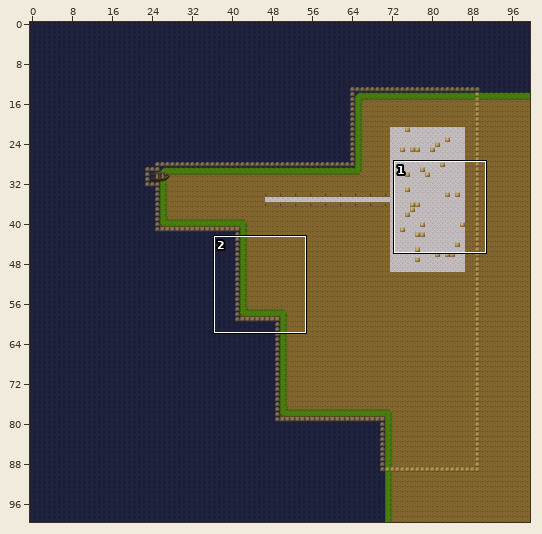
A Tiled map gets an edit: maps/map2.tmx. The first picture is a wide view before the edit; the outline marks the close-up.
Close-up. Earlier state:
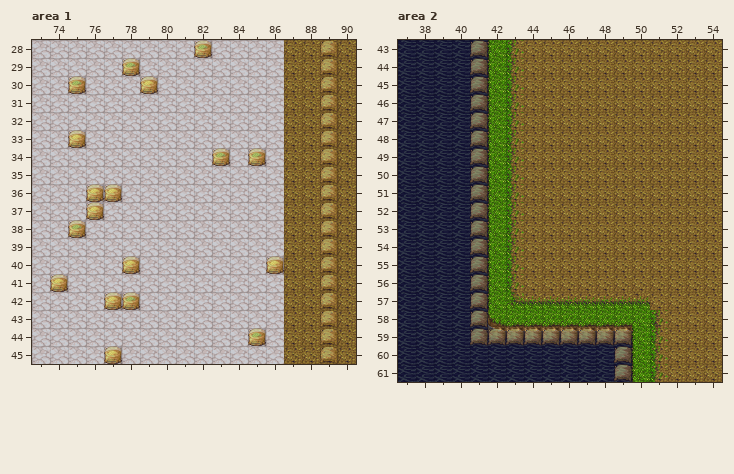
Cells are 32x32 px. Shown: area 1 x 73..90, y 28..45; area 2 x 37..54, y 43..61. The commit also changed other parts of the map, which this record leaves out.
New version:
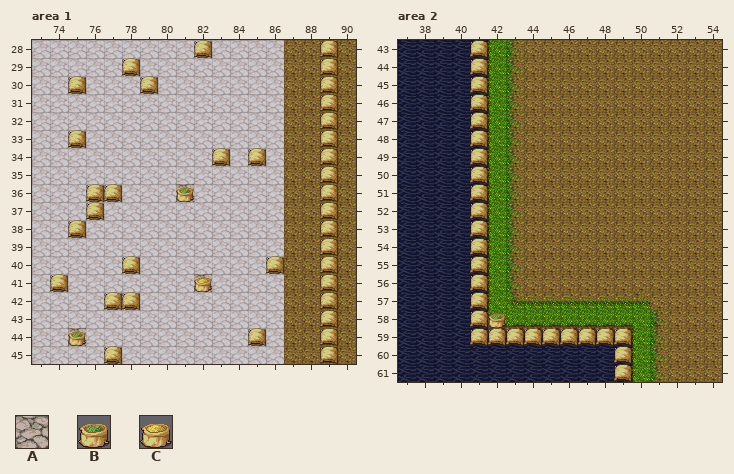
Key: from "PathAndObjects": A 17, B 167, C 168.
_ is an empty cell, . an unchanged one.
Tiles of an added or newly shown layer are drawn over the layers below it.
Edits made:
layer "collision" opacity 52% -> 100%
--- layer "item 2", area 1
@@ x 81..81 @@
-36 _
+36 A
@@ x 82..82 @@
-41 _
+41 A
@@ x 75..75 @@
-44 _
+44 A
--- layer "collectables" (added), area 1
@@ x 81..81 @@
-36 _
+36 B
@@ x 82..82 @@
-41 _
+41 C
@@ x 75..75 @@
-44 _
+44 B
layer "collision" opacity 52% -> 100%
--- layer "collectables" (added), area 2
@@ x 42..42 @@
-58 _
+58 B
